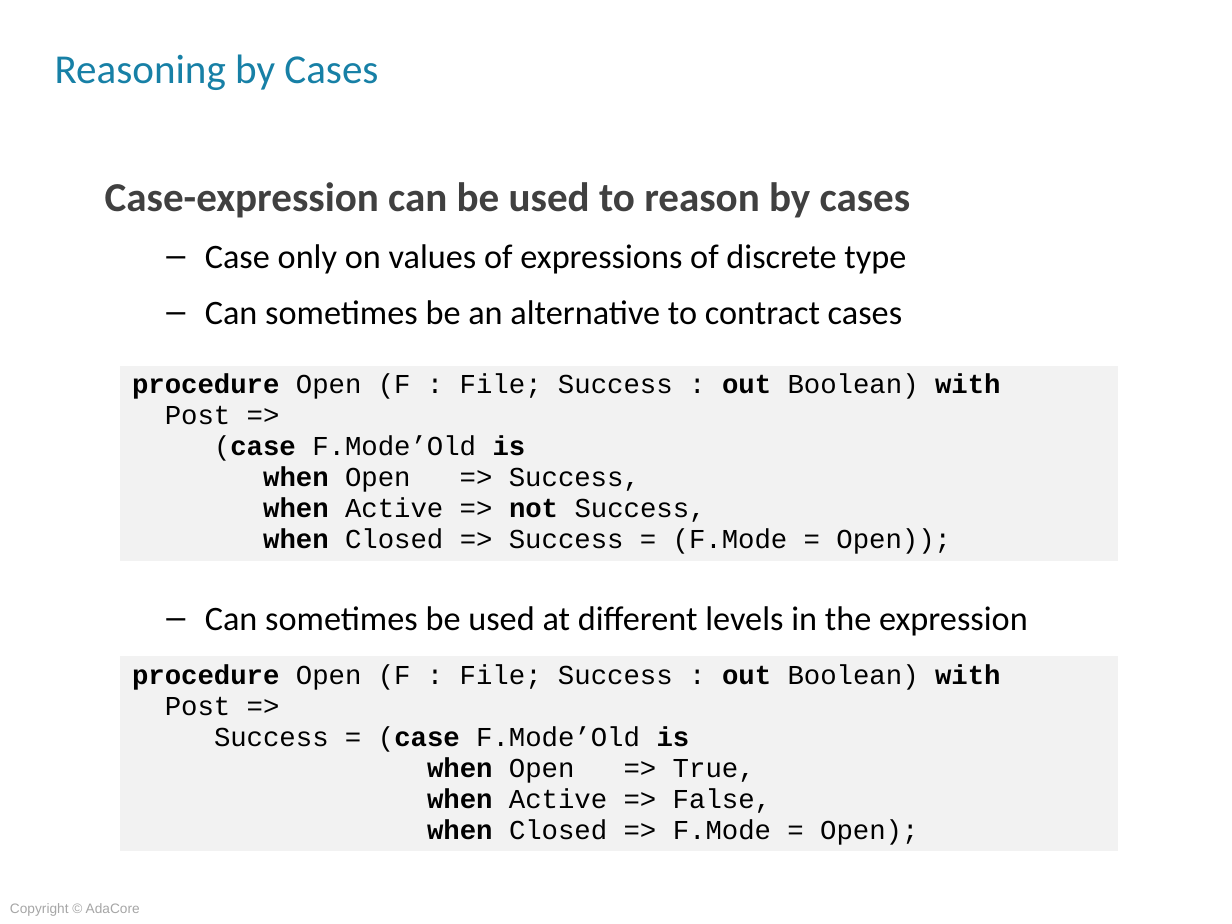
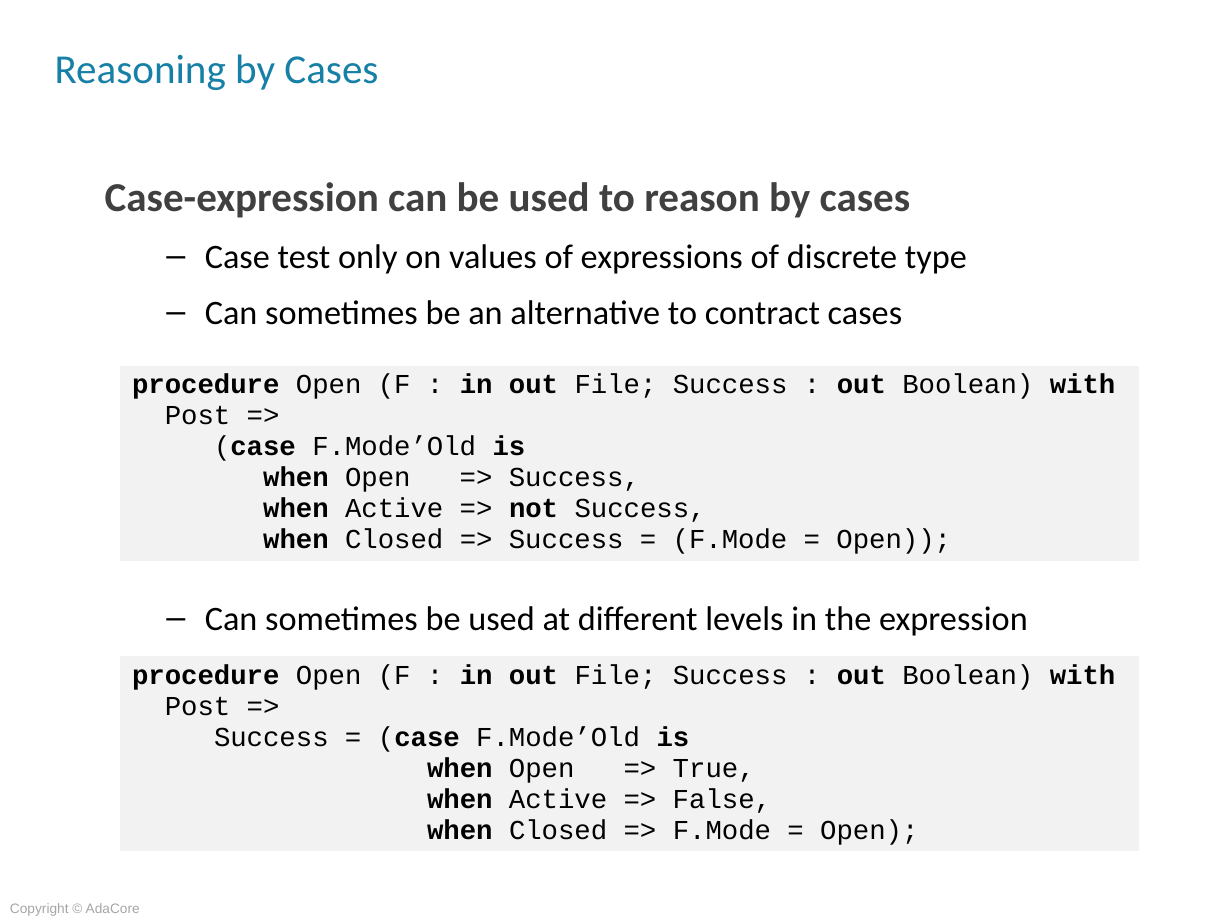
Before and after one commit to AdaCoreU/Courses, a slide deck: slide 10 of lectures/06_SPARK_2014/Subprogram_Contracts.pptx. Drawn at 1232x924 pixels with LibreOffice and Linux fonts; fonts in the diff are those of the drawing; background and template pictures are left out. Boxes give left, top, right and bottom in pixels: in the first picture for what was removed or moved away, otherwise in the second. Text is boxed around its words. In the diff, an @@ line names an element or a change of style, - is before the commit and + after.

```diff
--- a/lectures/06_SPARK_2014/Subprogram_Contracts.pptx
+++ b/lectures/06_SPARK_2014/Subprogram_Contracts.pptx
@@ text at (205,244,967,274): text changed @@
-  – Case only on values of expressions of discrete type
+  – Case test only on values of expressions of discrete type
@@ table at (120,365,1140,574) @@
-row 1, column 1: procedure Open (F : File; Success : out Boolean) with / Post => / (case F.Mode’Old is / when Open => Success, / when Active => not Success, / when Closed => Success = (F.Mode = Open));
+row 1, column 1: procedure Open (F : in out File; Success : out Boolean) with / Post => / (case F.Mode’Old is / when Open => Success, / when Active => not Success, / when Closed => Success = (F.Mode = Open));
@@ table: place and size @@
-table at (120,365,1119,574)
+table at (120,365,1140,574)
@@ table at (120,655,1140,865) @@
-row 1, column 1: procedure Open (F : File; Success : out Boolean) with / Post => / Success = (case F.Mode’Old is / when Open => True, / when Active => False, / when Closed => F.Mode = Open);
+row 1, column 1: procedure Open (F : in out File; Success : out Boolean) with / Post => / Success = (case F.Mode’Old is / when Open => True, / when Active => False, / when Closed => F.Mode = Open);
@@ table: place and size @@
-table at (120,655,1119,865)
+table at (120,655,1140,865)
```
Also in this commit, not shown: 4 other slides changed, 3 other files.
